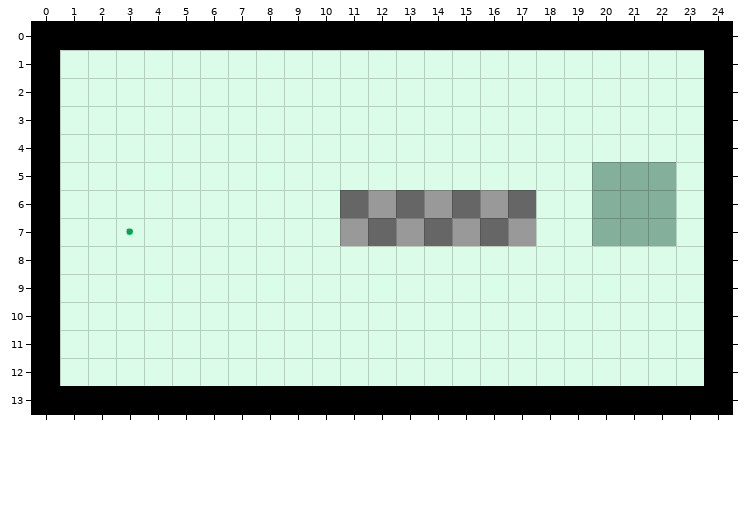
One commit to this Tiled map: res/tilemaps/synth7.tmx. The picture above was drawn from the file before the commit.
Cells are 32x32 px. Shown: x 0..24, y 0..13.
The result:
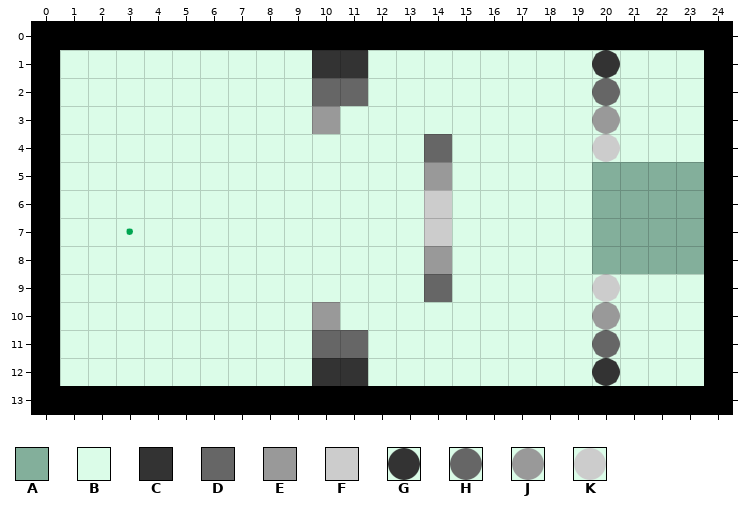
Key: from "foreground2": A 0, B 1, C 19, D 20, E 21, F 22, G 37, H 38, J 39, K 40.
_ is an empty cell.
Tiles replaced or removed in this view: B, D, E.
From old to new:
Changed rows in their new state; . is an unchanged cell.
Layer "physics":
first column x 10:
 1 CC........G...
 2 DD........H...
 3 E.........J...
 4 ....D.....K...
 5 ....E........A
 6 .BBBFBBB.....A
 7 .BBBFBBB.....A
 8 ....E.....AAAA
 9 ....D.....K...
10 E.........J...
11 DD........H...
12 CC........G...
